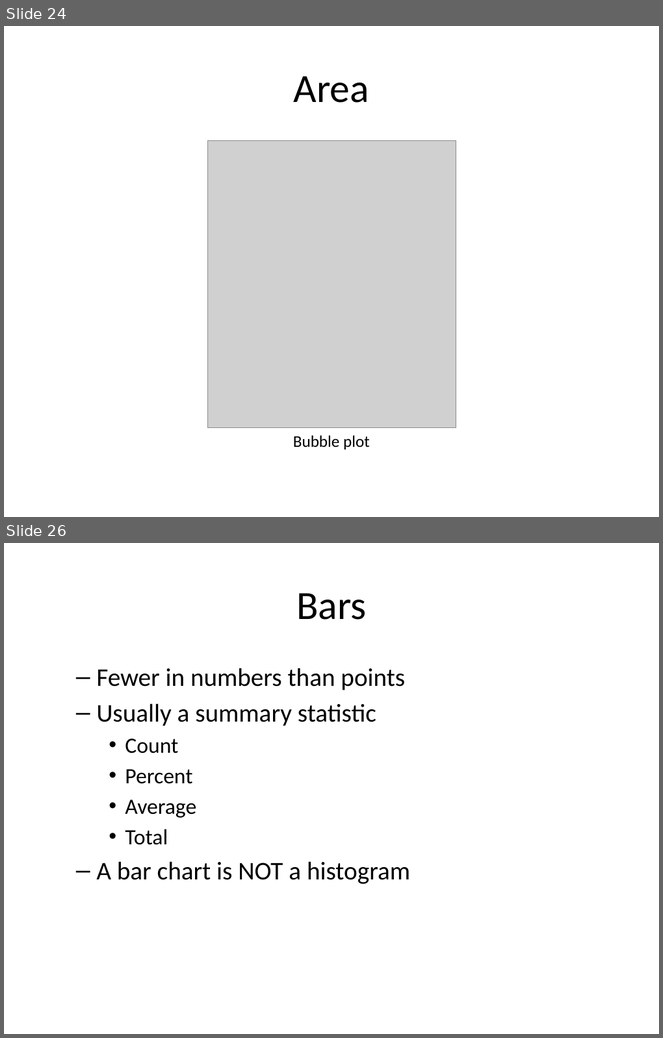
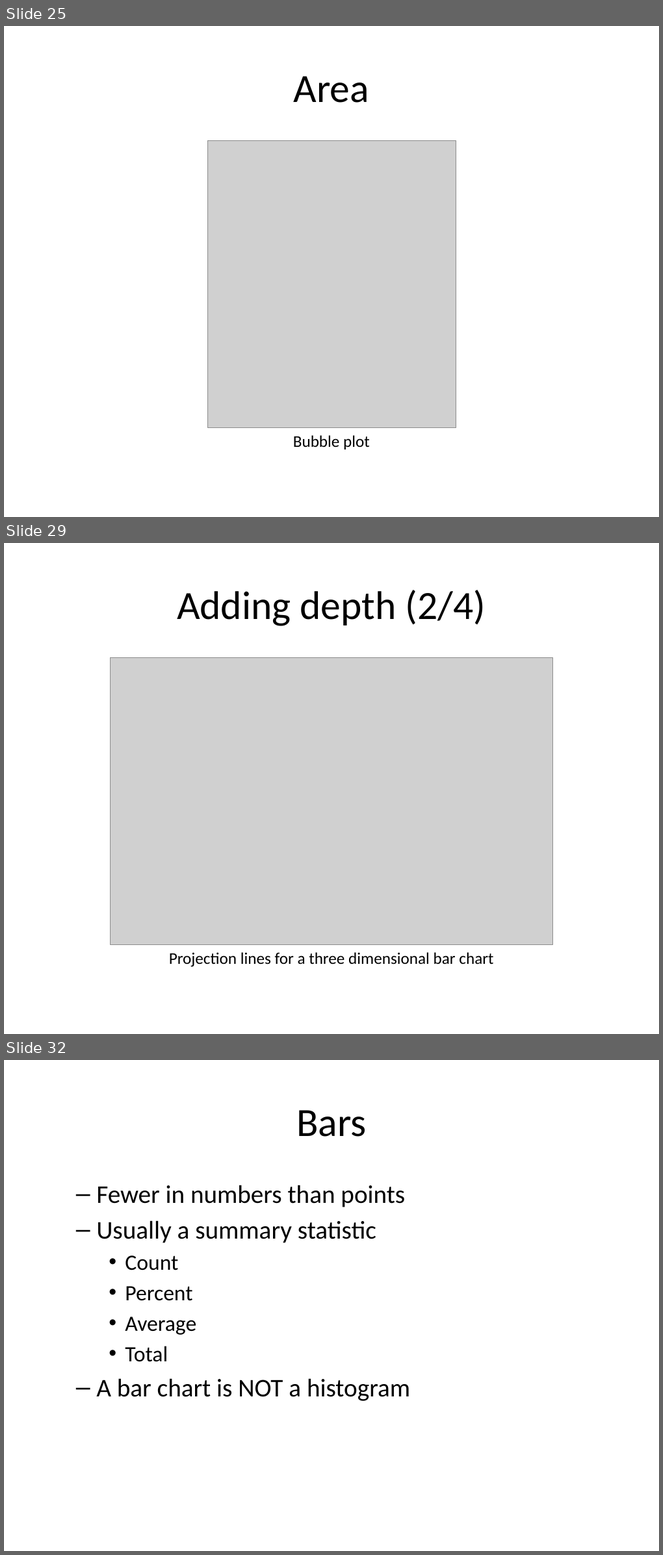
Before and after one commit to pmean/data-visualization, a slide deck: data-viz-02/src/data-visualization-02-bars.pptx. Shown one above the other, each under a label of ours: slides 24 and 26 before the commit, slides 25, 29 and 32 after it; the slides between them are not shown. The pictures are 663x1038 and 663x1555 pixels, drawn with LibreOffice and Linux fonts; fonts in the diff are those of the drawing; grey boxes stand for pictures. Boxes give left, top, right and bottom in pixels: in the first picture for what was removed or moved away, otherwise in the second. Text is boxed around its words. In the diff, an @@ line names an element or a change of style, - is before the commit and + after.

```diff
--- a/data-viz-02/src/data-visualization-02-bars.pptx
+++ b/data-viz-02/src/data-visualization-02-bars.pptx
@@ slide 29 added at (x1=4, y1=543, x2=659, y2=1034), background #FFFFFF @@
@@ title added at (x1=177, y1=590, x2=485, y2=626), 44 pt, text #000000 @@
+Adding depth (2/4)
@@ picture added at (x1=110, y1=657, x2=553, y2=945) @@
@@ text added at (x1=169, y1=953, x2=493, y2=967), 18 pt, text #000000 @@
+Projection lines for a three dimensional bar chart
@@ what was slide 24 is now slide 25 @@
@@ what was slide 26 is now slide 32 @@
```
Also in this commit, not shown: 6 other slides added, 1 slide removed, 11 other files.
